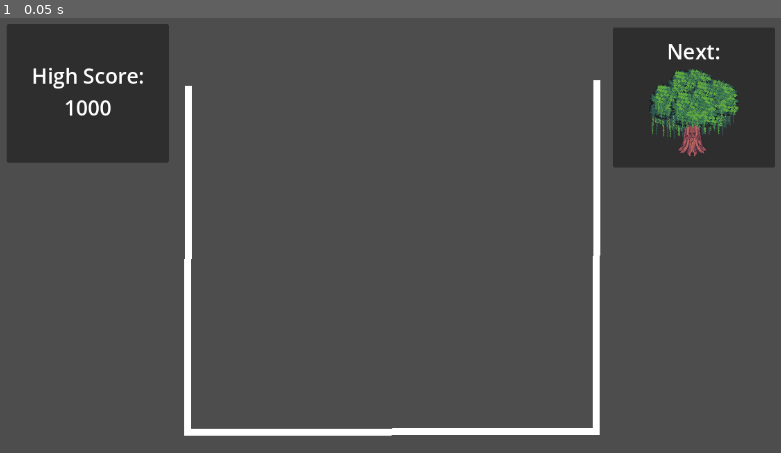
Above: before the commit, frame 1.
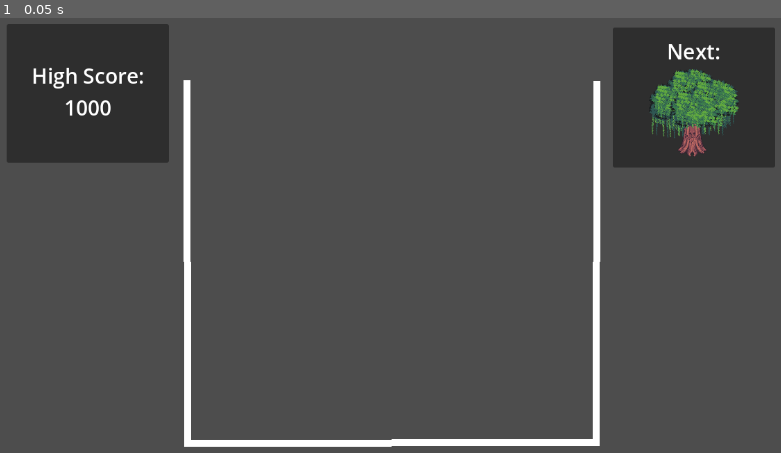
Above: after the commit, the same moment.

Repository: emilykrohn/TreeikaGame
Game: Godot game, scene res://Scenes/Game/main.tscn
Two runs of this game, one before a commit and one after it. Both use one fixed random seed, a clock stepped at 60 frames per second and the inputs below.
Inputs:
- Up to frame 1 (0.05 s): no input

The runs differ from the first frame. In frame 1, 2.0% of the frame differs, in the area x 23-77%, y 14-99%.

Commit message:
Increase container size

Diff:
--- a/Scenes/Game/container.tscn
+++ b/Scenes/Game/container.tscn
@@ -1,23 +1,23 @@
 [gd_scene load_steps=4 format=3 uid="uid://bqita6qe5geld"]
 
 [sub_resource type="RectangleShape2D" id="RectangleShape2D_fx1wd"]
-size = Vector2(14, 515)
+size = Vector2(12, 534)
 
 [sub_resource type="RectangleShape2D" id="RectangleShape2D_18gcl"]
 size = Vector2(597, 10)
 
 [sub_resource type="RectangleShape2D" id="RectangleShape2D_pholn"]
-size = Vector2(15, 507.5)
+size = Vector2(15, 522)
 
 [node name="container" type="StaticBody2D"]
 position = Vector2(33, 46)
 
 [node name="Line2D" type="Line2D" parent="."]
 position = Vector2(-43, -19)
-points = PackedVector2Array(306, 97, 305, 597, 894, 596, 895, 89)
+points = PackedVector2Array(304, 73, 305, 597, 894, 596, 895, 74)
 
 [node name="CollisionShape2D" type="CollisionShape2D" parent="."]
-position = Vector2(260, 329.5)
+position = Vector2(261, 320)
 shape = SubResource("RectangleShape2D_fx1wd")
 
 [node name="CollisionShape2D2" type="CollisionShape2D" parent="."]
@@ -25,5 +25,5 @@
 shape = SubResource("RectangleShape2D_18gcl")
 
 [node name="CollisionShape2D3" type="CollisionShape2D" parent="."]
-position = Vector2(852.5, 322.25)
+position = Vector2(852.5, 315)
 shape = SubResource("RectangleShape2D_pholn")
--- a/Scenes/Game/main.tscn
+++ b/Scenes/Game/main.tscn
@@ -8,7 +8,7 @@
 [node name="game" type="Node2D" parent="."]
 
 [node name="container" parent="game" instance=ExtResource("1_7wxyp")]
-position = Vector2(23, 40)
+position = Vector2(23, 56)
 
 [node name="ui" type="Control" parent="game"]
 layout_mode = 3
